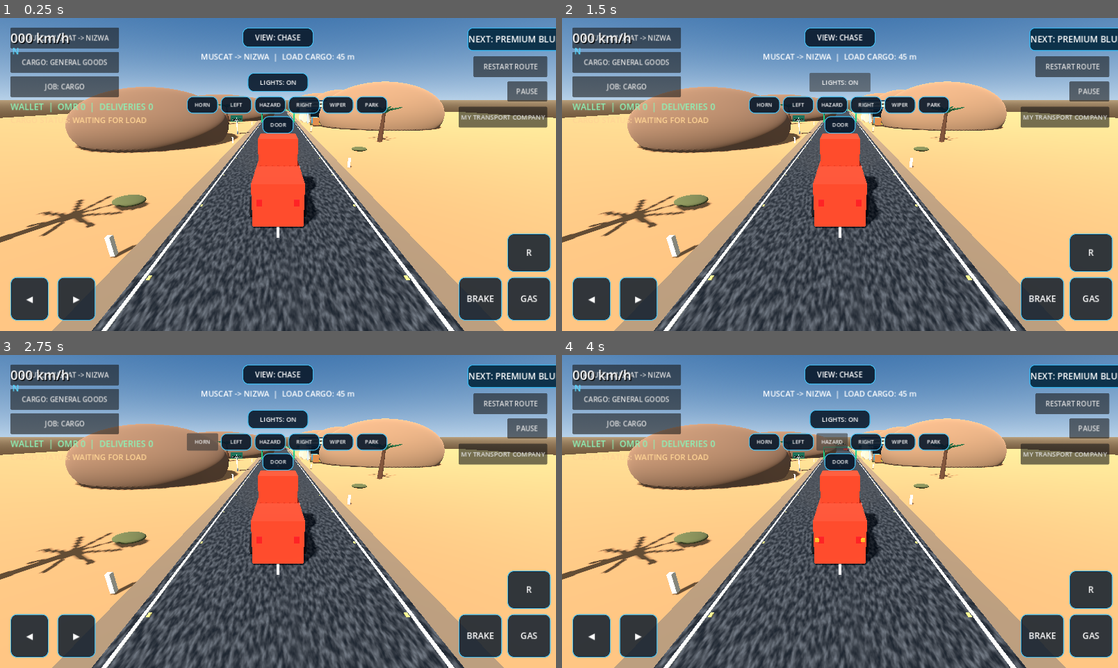
Above: before the commit, frames 1-4 (two rows, left to right).
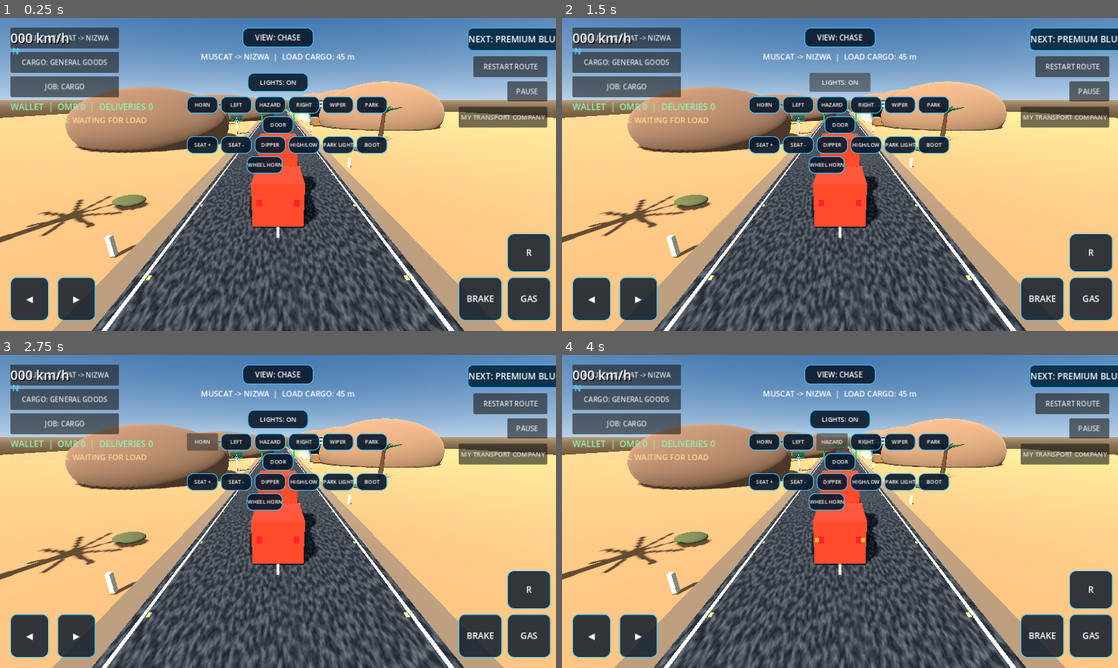
Above: after the commit, the same moments.

Repository: czz495m8zv-code/zayron-simulator
Game: Godot game, scene res://scenes/main/main.tscn
Two runs of this game, one before a commit and one after it. Both use one fixed random seed, a clock stepped at 60 frames per second and the inputs below.
Inputs:
- Up to frame 1 (0.25 s): no input
- Up to frame 2 (1.5 s): click "LIGHTS: ON" at 0.5 s; click "LIGHTS: OFF" at 1.25 s
- Up to frame 3 (2.75 s): click "HORN" at 2 s
- Up to frame 4 (4 s): click "LEFT" at 2.75 s; click "HAZARD" at 3.5 s

The runs differ from the first frame. In frame 1, 2.1% of the frame differs, in the area x 33-70%, y 37-50%; in frame 2, 2.1%; in frame 3, 2.1%; in frame 4, 2.1%.

Commit message:
Expand cockpit steering, seat and lighting controls

Diff:
--- a/scripts/vehicles/prototype_truck.gd
+++ b/scripts/vehicles/prototype_truck.gd
@@ -44,6 +44,11 @@
 var _horn_playback: AudioStreamGeneratorPlayback
 var _horn_frames_left := 0
 var _horn_phase := 0.0
+var _steering_wheel_mesh: MeshInstance3D
+var _seat_adjustment := 0.0
+var _high_beam_on := false
+var _parking_lights_on := false
+var _boot_open := false
 @export var cockpit_camera_position: Vector3 = Vector3(0.0, 2.45, -1.35)
 var _engine_playback: AudioStreamGeneratorPlayback
 var _engine_phase: float = 0.0
@@ -150,6 +155,8 @@
 		_speed_label.text = "%03d km/h" % int(absf(_speed) * 3.6)
 	if is_instance_valid(_gear_label):
 		_gear_label.text = "R" if _speed < -0.2 else ("D" if _speed > 0.2 else "N")
+	if is_instance_valid(_steering_wheel_mesh):
+		_steering_wheel_mesh.rotation.z = -_steering_current * 0.72
 
 func _build_truck() -> void:
 	var body_shape := CollisionShape3D.new()
@@ -352,7 +359,7 @@
 			beam.visible = _headlights_on
 	for lamp in _headlight_meshes:
 		if is_instance_valid(lamp):
-			lamp.visible = _headlights_on
+			lamp.visible = _headlights_on or _parking_lights_on
 	if is_instance_valid(_headlight_button):
 		_headlight_button.text = "LIGHTS: ON" if _headlights_on else "LIGHTS: OFF"
 
@@ -399,6 +406,13 @@
 	_add_action_button(ui, "WIPER", 102.0, 180.0, "wiper")
 	_add_action_button(ui, "PARK", 180.0, 180.0, "park")
 	_add_action_button(ui, "DOOR", -36.0, 226.0, "door")
+	_add_action_button(ui, "SEAT +", -210.0, 272.0, "seat_up")
+	_add_action_button(ui, "SEAT -", -132.0, 272.0, "seat_down")
+	_add_action_button(ui, "DIPPER", -54.0, 272.0, "dipper")
+	_add_action_button(ui, "HIGH/LOW", 24.0, 272.0, "beam")
+	_add_action_button(ui, "PARK LIGHT", 102.0, 272.0, "parking_lights")
+	_add_action_button(ui, "BOOT", 180.0, 272.0, "boot")
+	_add_action_button(ui, "WHEEL HORN", -72.0, 318.0, "horn")
 
 func _build_extra_vehicle_controls() -> void:
 	var horn_stream := AudioStreamGenerator.new()
@@ -489,7 +503,49 @@
 			_door_open = not _door_open
 			_door_hinge.rotation.y = deg_to_rad(-68.0 if _door_open else 0.0)
 			button.text = "CLOSE" if _door_open else "DOOR"
+		"seat_up":
+			_adjust_seat(0.08)
+		"seat_down":
+			_adjust_seat(-0.08)
+		"dipper":
+			_high_beam_on = not _high_beam_on
+			_apply_beam_mode()
+			button.text = "DIPPER: ON" if _high_beam_on else "DIPPER"
+		"beam":
+			_high_beam_on = not _high_beam_on
+			_apply_beam_mode()
+			button.text = "HIGH BEAM" if _high_beam_on else "LOW BEAM"
+		"parking_lights":
+			_parking_lights_on = not _parking_lights_on
+			_apply_parking_lights()
+			button.text = "PARK: ON" if _parking_lights_on else "PARK LIGHT"
+		"boot":
+			_boot_open = not _boot_open
+			var payload := get_node_or_null("CargoPayload") as Node3D
+			if is_instance_valid(payload):
+				payload.visible = payload.visible or _boot_open
+			button.text = "BOOT: OPEN" if _boot_open else "BOOT"
 	_update_indicator_lights()
+
+func _adjust_seat(amount: float) -> void:
+	_seat_adjustment = clampf(_seat_adjustment + amount, -0.24, 0.24)
+	if is_instance_valid(_cockpit_camera):
+		_cockpit_camera.position.y = cockpit_camera_position.y + _seat_adjustment
+
+func _apply_beam_mode() -> void:
+	for beam in _headlight_lights:
+		if is_instance_valid(beam):
+			beam.light_energy = 2.0 if _high_beam_on else 1.15
+			beam.spot_range = 42.0 if _high_beam_on else 25.0
+			beam.spot_angle = 48.0 if _high_beam_on else 38.0
+
+func _apply_parking_lights() -> void:
+	for lamp in _headlight_meshes:
+		if is_instance_valid(lamp):
+			lamp.visible = _headlights_on or _parking_lights_on
+	for tail in get_children():
+		if tail is MeshInstance3D and String(tail.name) == "RearTailLamp":
+			tail.visible = _parking_lights_on or _brake_input > 0.0
 
 func _update_indicator_lights() -> void:
 	for i in range(_indicator_lights.size()):
@@ -607,6 +663,7 @@
 func _add_cockpit_steering_wheel(location: Vector3) -> void:
 	var wheel := MeshInstance3D.new()
 	wheel.name = "CockpitSteeringWheel"
+	_steering_wheel_mesh = wheel
 	var ring := TorusMesh.new()
 	ring.inner_radius = 0.205
 	ring.outer_radius = 0.255
